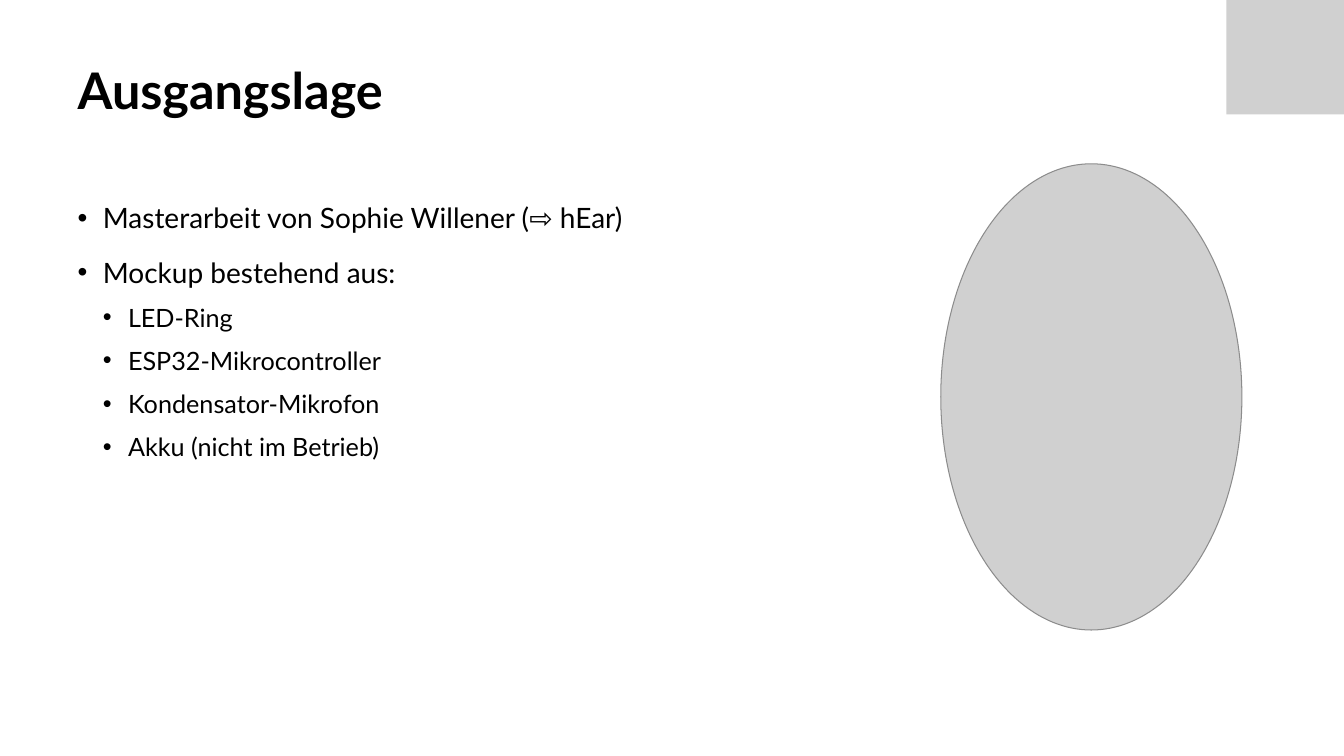
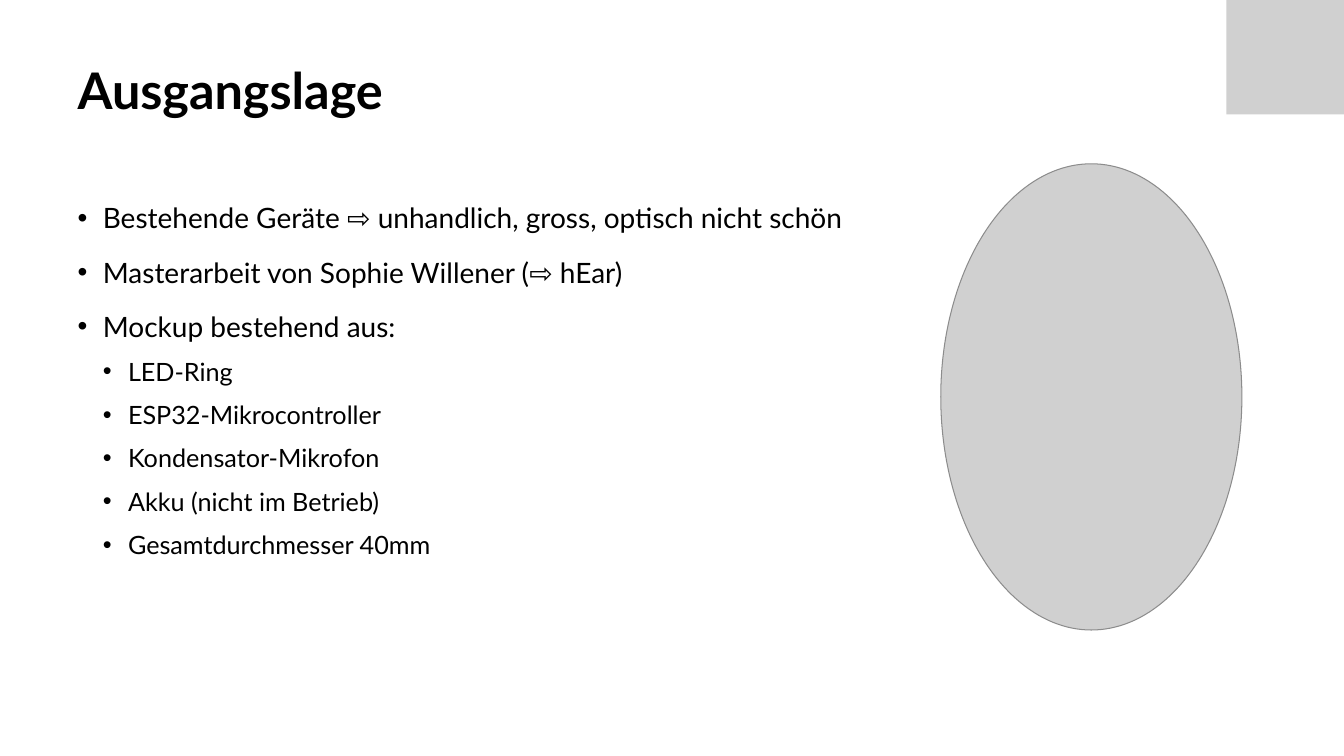
Before and after one commit to Froster2406/BAT2024, a slide deck: slide 3 of Dokumentation/Präsentation/BAT_Zwischenpraesentation.pptx. Drawn at 1344x756 pixels with LibreOffice and Linux fonts; fonts in the diff are those of the drawing; grey boxes stand for pictures. Boxes give left, top, right and bottom in pixels: in the first picture for what was removed or moved away, otherwise in the second. Text is boxed around its words. In the diff, an @@ line names an element or a change of style, - is before the commit and + after.

```diff
--- a/Dokumentation/Präsentation/BAT_Zwischenpraesentation.pptx
+++ b/Dokumentation/Präsentation/BAT_Zwischenpraesentation.pptx
@@ text at [103,207,842,233]: paragraph added @@
+• Bestehende Geräte ⇨ unhandlich, gross, optisch nicht schön
@@ text at [128,535,431,555]: paragraph added @@
+  • Gesamtdurchmesser 40mm
```
Also in this commit, not shown: 8 other slides changed, 3 other files.
